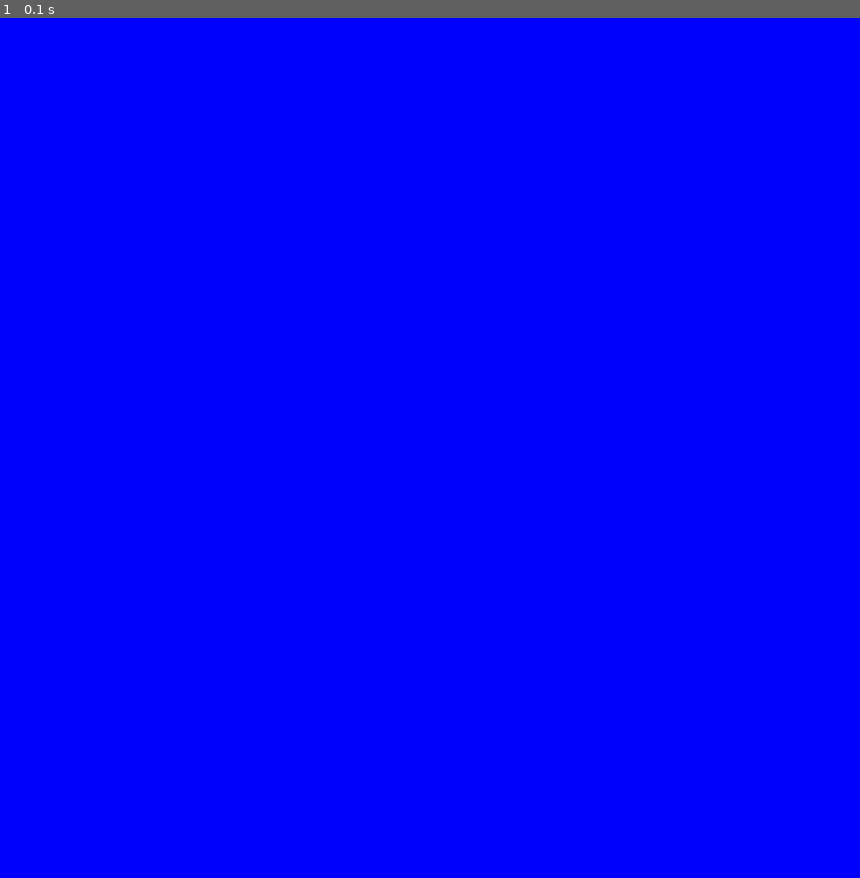
Above: before the commit, frame 1.
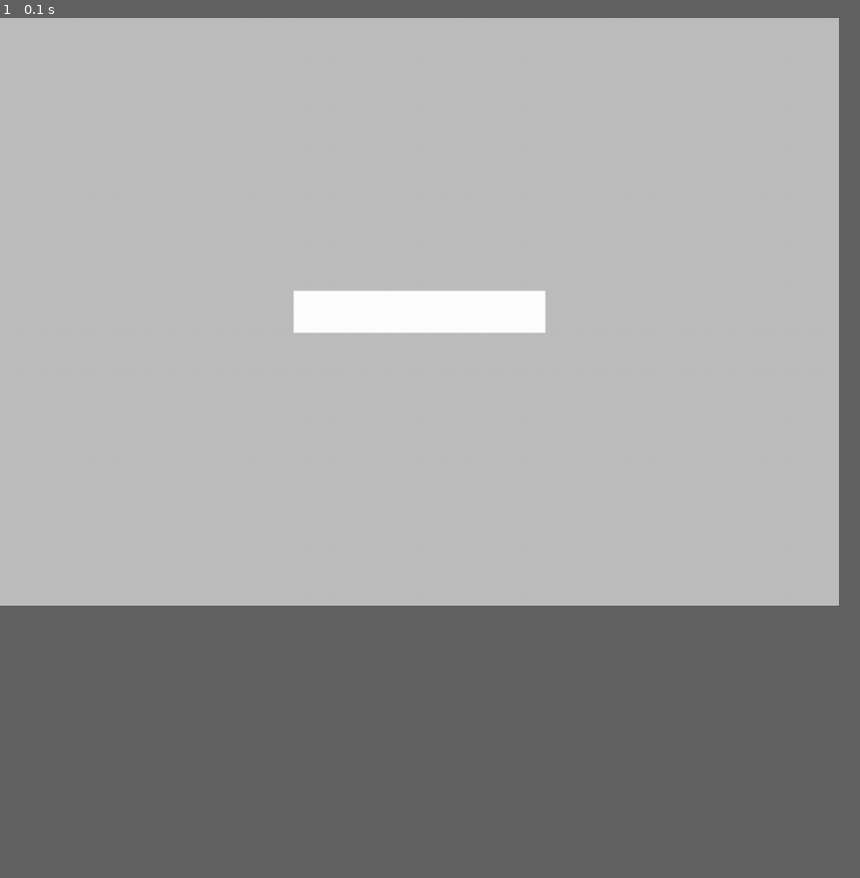
Above: after the commit, the same moment.

Repository: Floindil/textadventure
Game: pygame game, started from app/main.py
Two runs of this game, one before a commit and one after it. Both use one fixed random seed, a clock stepped at 60 frames per second and the inputs below.
Inputs:
- Up to frame 1 (0.1 s): no input
In our replay, the window is 900x900 before the commit and 878x615 after it. These sizes can differ from the game's own. Grey fills any space a smaller window leaves; there, only what the larger window draws over its background counts as a difference.

The runs differ from the first frame. In frame 1, 67% of the frame differs, in the area x 0-98%, y 0-69%.

Commit message:
set button to middle of screen

Diff:
--- a/app/src/core/configuration.py
+++ b/app/src/core/configuration.py
@@ -1,3 +1,3 @@
 class Configuration:
 
-    DISPLAY_SIZE = (1024,1024)
+    DISPLAY_SIZE = (1000,700)
--- a/app/src/core/gameloop.py
+++ b/app/src/core/gameloop.py
@@ -11,12 +11,13 @@
     pygame.display.set_caption("Textadventure")
 
     clock = pygame.time.Clock()
-    menu = False
+    menu = True
 
     def some_action():
         print("action!")
-
-    button = Button(display,(500,500), (300,50),some_action)
+    buttonsize = (300,50)
+    buttonposition = (displaySize[0]/2-buttonsize[0]/2,displaySize[1]/2-buttonsize[1]/2)
+    button = Button(display,(buttonposition), buttonsize,some_action)
     buttons = [button]
 
 
